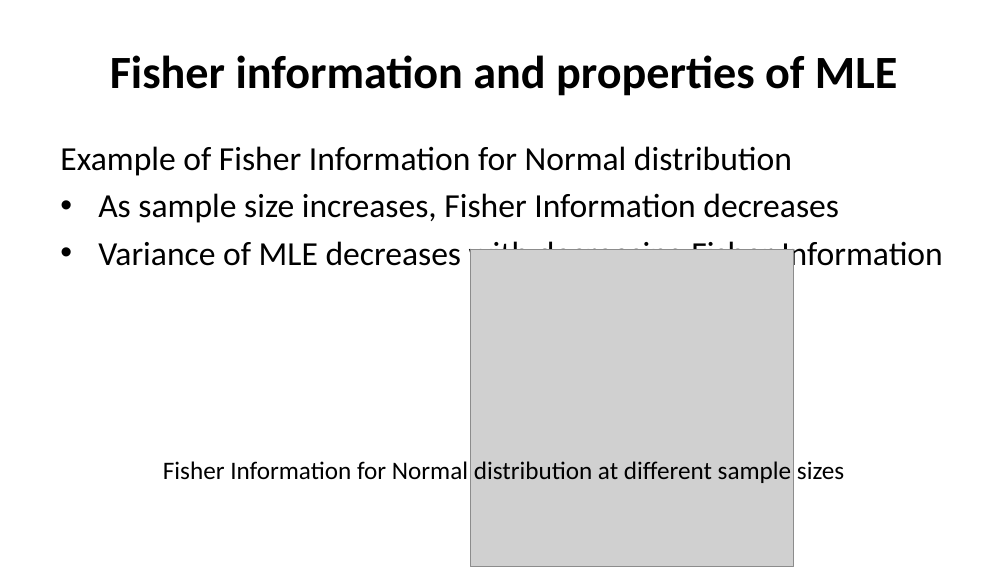
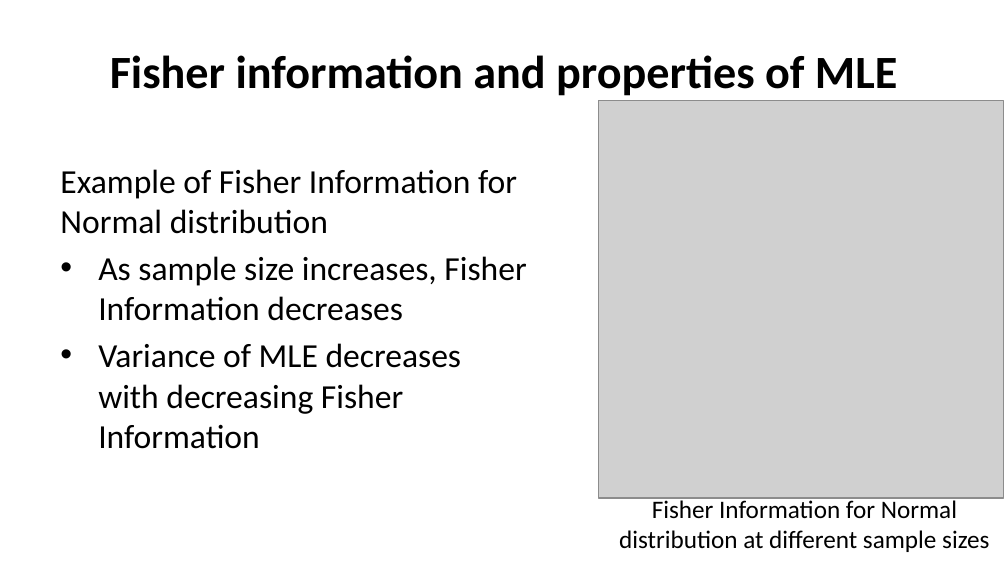
Before and after one commit to StephenElston/CSCI-E-83, a slide deck: slide 24 of LectureSlides/05_ParameterEstimationAndLikelihood.pptx. Drawn at 1008x567 pixels with LibreOffice and Linux fonts; fonts in the diff are those of the drawing; grey boxes stand for pictures. Boxes give left, top, right and bottom in pixels: in the first picture for what was removed or moved away, otherwise in the second. Text is boxed around its words. In the diff, an @@ line names an element or a change of style, - is before the commit and + after.

```diff
--- a/LectureSlides/05_ParameterEstimationAndLikelihood.pptx
+++ b/LectureSlides/05_ParameterEstimationAndLikelihood.pptx
@@ picture: place and size @@
-picture at bbox=[471, 249, 794, 566]
+picture at bbox=[599, 101, 1003, 498]
@@ text "Example of Fisher Information for ..." rewrapped from bbox=[60, 146, 943, 273] to bbox=[60, 169, 526, 449] @@
@@ text "Fisher Information for Normal distribution ..." rewrapped from bbox=[163, 461, 844, 483] to bbox=[619, 497, 989, 552] @@
```
Also in this commit, not shown: 13 other slides changed, 3 other files.
